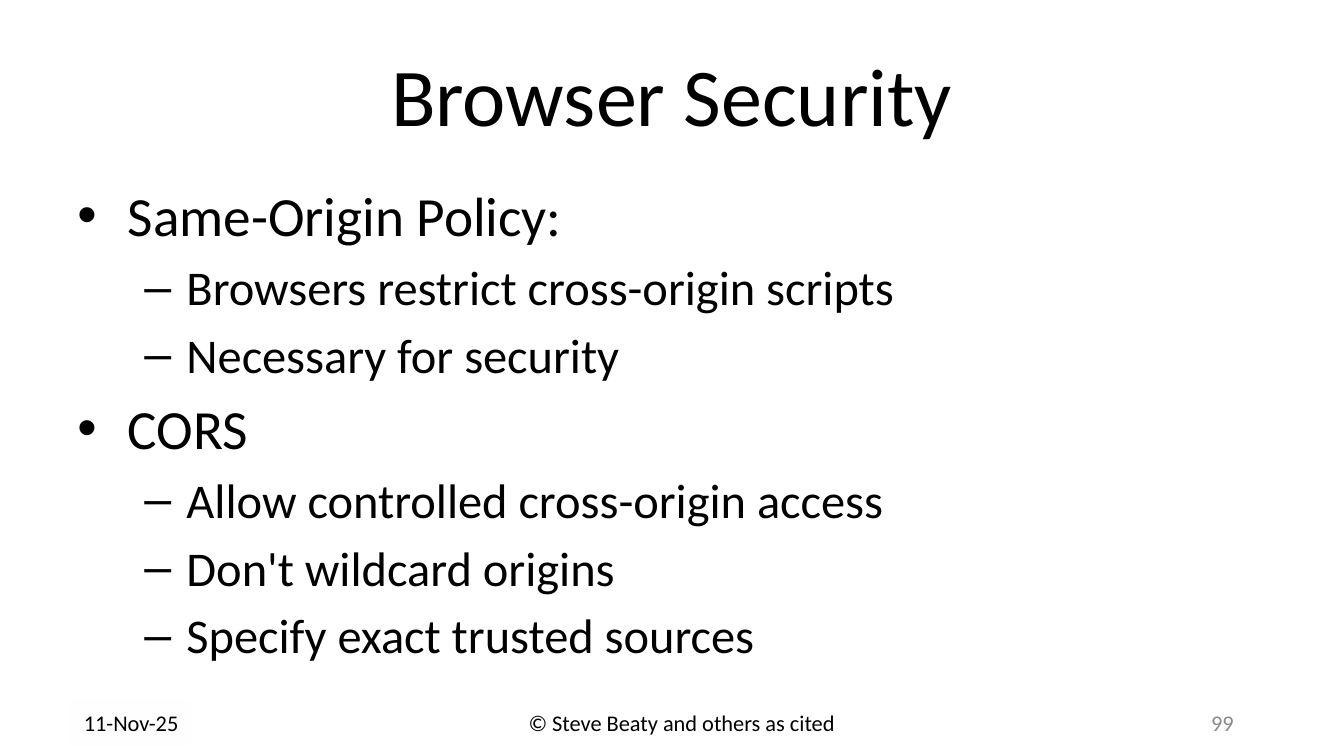
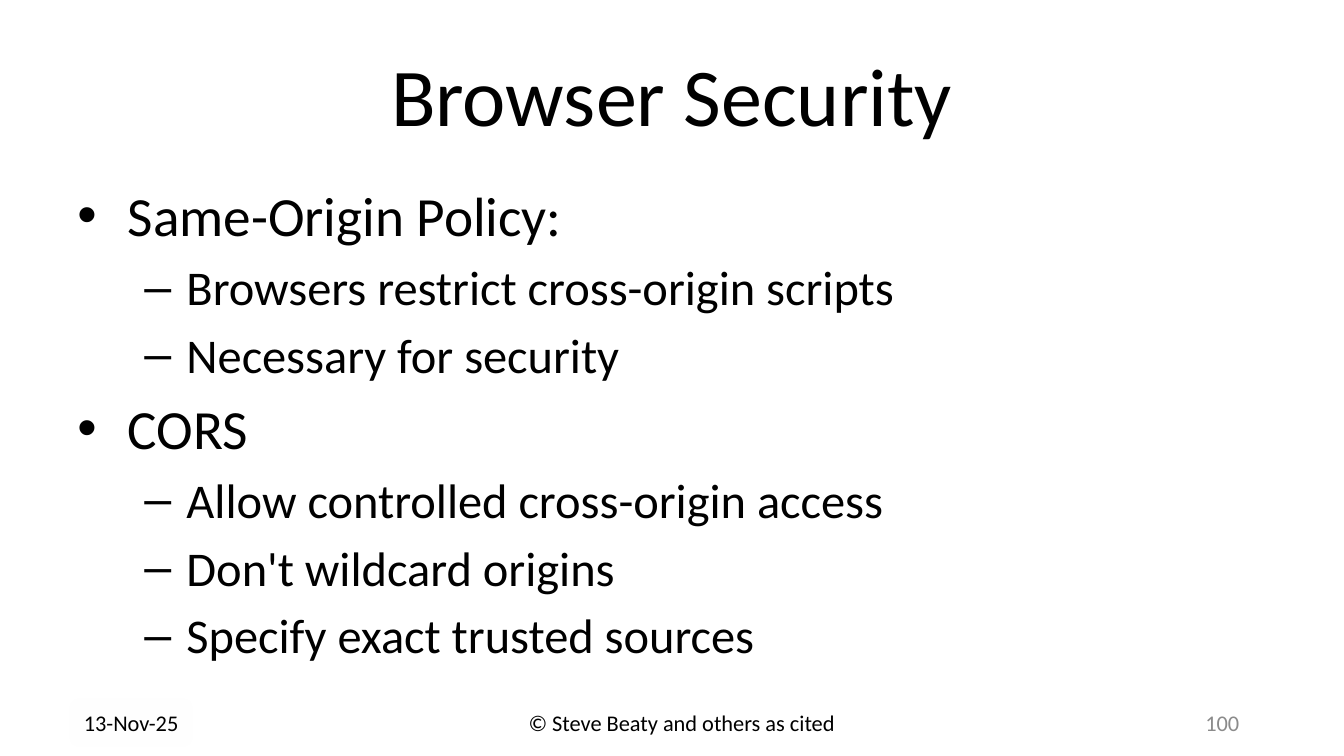
Before and after one commit to drb80/WebAppDev, a slide deck: slide 100 of Slides/Chapter06.pptx (slide 99 before the commit). Drawn at 1344x756 pixels with LibreOffice and Linux fonts; fonts in the diff are those of the drawing; background and template pictures are left out. Boxes give left, top, right and bottom in pixels: in the first picture for what was removed or moved away, otherwise in the second. Text is boxed around its words. In the diff, an @@ line names an element or a change of style, - is before the commit and + after.

```diff
--- a/Slides/Chapter06.pptx
+++ b/Slides/Chapter06.pptx
@@ text at box(84, 716, 179, 731): text changed @@
-11-Nov-25
+13-Nov-25
@@ page number at box(1205, 716, 1239, 731): text changed @@
-99
+100
```
Also in this commit, not shown: 81 other slides changed, 1 slide added.
